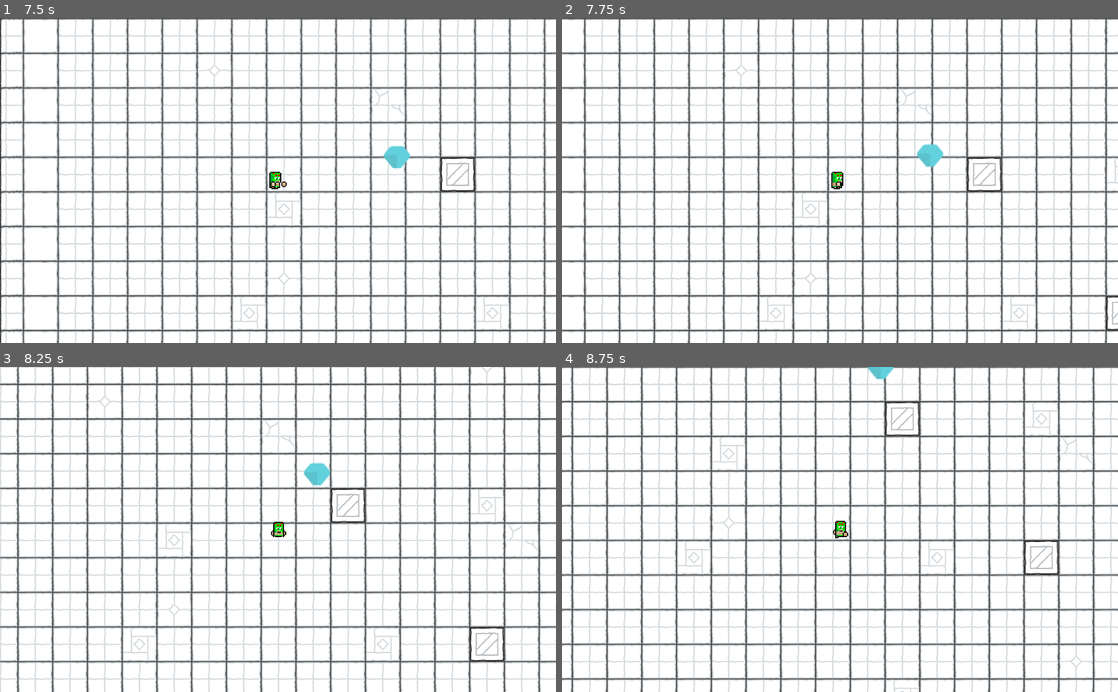
Above: before the commit, frames 1-4 (two rows, left to right).
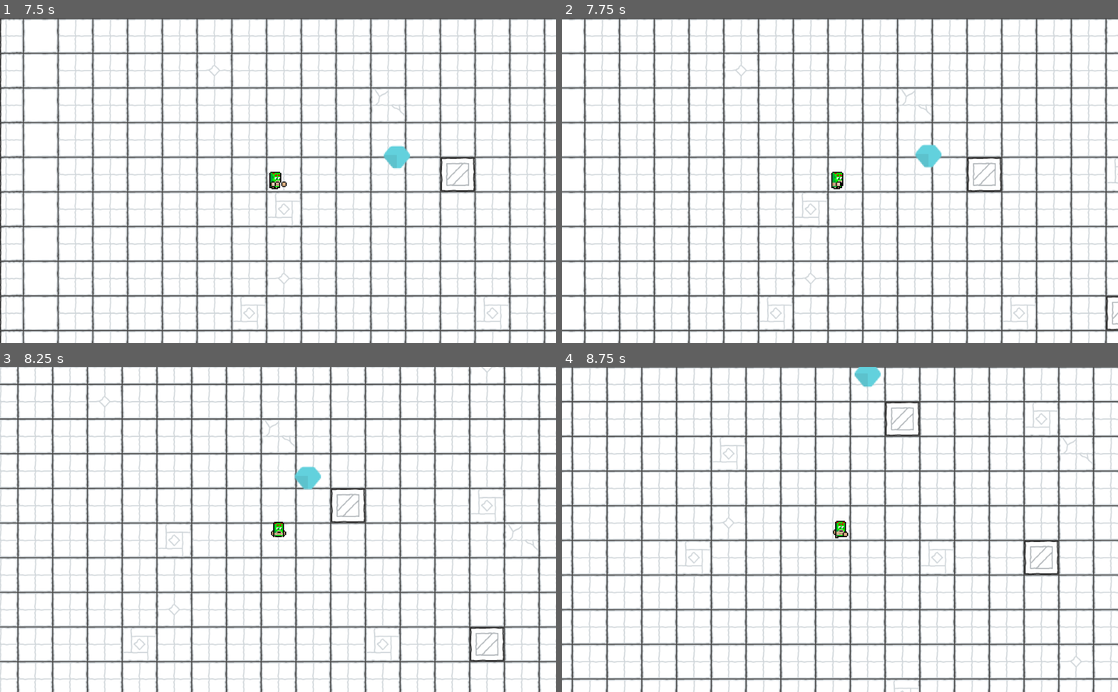
Above: after the commit, the same moments.

Repository: eduard-sukharev/UntitledGoshaGame
Game: Godot game, scene res://Scenes/Map1.tscn
The game is run twice, just before and just after one commit, with the same random seed, the same clock (stepped at 60 frames per second) and the same inputs.
Inputs:
- Up to frame 1 (7.5 s): tap Enter (ui_accept) at 0.5, 0.77, 0.8, 1.07, 1.25, 1.35, 1.52, 1.82, 2.3, 2.75, 3.02, 3.32, 4.52, 4.82, 5.3, 5.75, 5.85, 6.02, 6.32, 6.77, 6.8, 7.07, 7.25 s; hold Space (ui_select) 0.53-1.28 s; hold Up (ui_up) 0.53-2.03 s; tap Space (ui_select) at 1.55, 2.85, 4.35, 6.05, 7.35 s; hold Space (ui_select) 2.03-2.78 s; hold Left (ui_left) 2.03-3.53 s; hold Down (ui_down) 3.53-4.28 s; hold Enter (ui_accept) 3.53-4.28 s; hold Right (ui_right) 4.28-5.03 s; hold Up (ui_up) 5.03-5.78 s; hold Space (ui_select) 5.03-5.78 s; hold Right (ui_right) from 5.78 s (still down); hold Space (ui_select) 6.53-7.28 s
- Up to frame 2 (7.75 s): keep holding Right (ui_right); tap Enter (ui_accept) at 7.52 s
- Up to frame 3 (8.25 s): tap Enter (ui_accept) at 7.82 s; release Right (ui_right) at 8.03 s; hold Down (ui_down) from 8.03 s (still down); hold Enter (ui_accept) from 8.03 s (still down)
- Up to frame 4 (8.75 s): keep holding Down (ui_down); keep holding Enter (ui_accept)

Frame 1 is identical in both runs. In frame 2, less than 0.1% of the frame differs, in the area x 63-69%, y 38-47%; in frame 3, 0.3%, in the area x 53-60%, y 29-38%; in frame 4, 0.3%.

Commit message:
Discrete damage to tasks

Diff:
--- a/Scenes/Player.tscn
+++ b/Scenes/Player.tscn
@@ -1,8 +1,9 @@
-[gd_scene load_steps=7 format=2]
+[gd_scene load_steps=8 format=2]
 
 [ext_resource path="res://Scripts/Player.gd" type="Script" id=1]
 [ext_resource path="res://Assets/Player/Player.tres" type="SpriteFrames" id=2]
 [ext_resource path="res://Scripts/PlayerMovement.gd" type="Script" id=3]
+[ext_resource path="res://Scripts/Damage.gd" type="Script" id=4]
 [ext_resource path="res://Scripts/Grip.gd" type="Script" id=5]
 
 [sub_resource type="RectangleShape2D" id=1]
@@ -78,6 +79,9 @@
 [node name="Grip" type="Node" parent="Behaviors"]
 script = ExtResource( 5 )
 
+[node name="Damage" type="Node" parent="Behaviors"]
+script = ExtResource( 4 )
+
 [node name="CollisionShape2D" type="CollisionShape2D" parent="."]
 shape = SubResource( 2 )
 
--- a/Scenes/Task.tscn
+++ b/Scenes/Task.tscn
@@ -1,8 +1,9 @@
-[gd_scene load_steps=6 format=2]
+[gd_scene load_steps=7 format=2]
 
 [ext_resource path="res://Assets/Task/blueJewel.png" type="Texture" id=1]
 [ext_resource path="res://Scripts/Task.gd" type="Script" id=2]
 [ext_resource path="res://Scripts/TaskMovement.gd" type="Script" id=3]
+[ext_resource path="res://Scripts/Destructable.gd" type="Script" id=4]
 
 [sub_resource type="CircleShape2D" id=1]
 radius = 11.0114
@@ -26,6 +27,9 @@
 [node name="Movable" type="Node" parent="Behaviors"]
 script = ExtResource( 3 )
 
+[node name="Destructable" type="Node" parent="Behaviors"]
+script = ExtResource( 4 )
+
 [node name="LookoutRange" type="Area2D" parent="."]
 
 [node name="LookoutShape" type="CollisionShape2D" parent="LookoutRange"]
@@ -38,5 +42,6 @@
 scale = Vector2( 2, 2 )
 shape = SubResource( 1 )
 
+[connection signal="is_destroyed" from="Behaviors/Destructable" to="." method="_on_Destructable_is_destroyed"]
 [connection signal="body_entered" from="LookoutRange" to="." method="_on_LookoutRange_body_entered"]
 [connection signal="body_exited" from="LookoutRange" to="." method="_on_LookoutRange_body_exited"]
--- /dev/null
+++ b/Scripts/AbstractDestructable.gd
@@ -0,0 +1,8 @@
+extends Node
+
+class_name AbstractDestructable
+
+signal is_destroyed()
+
+func take_damage(damage):
+	pass
--- /dev/null
+++ b/Scripts/Damage.gd
@@ -0,0 +1,7 @@
+extends Node
+
+export var damage = 1
+
+func deal_damage(object):
+	if object is Task:
+		object.take_damage(damage)
--- /dev/null
+++ b/Scripts/Destructable.gd
@@ -0,0 +1,12 @@
+extends AbstractDestructable
+
+class_name Destructable
+
+export var hp = 1
+
+func take_damage(damage):
+	print('Crack!')
+	hp -= damage
+
+	if hp <= 0:
+		emit_signal("is_destroyed")
--- a/Scripts/Grip.gd
+++ b/Scripts/Grip.gd
@@ -1,9 +1,13 @@
 extends Node
+
+var gripped = {}
 
 func grip(subject, object):
 	if object is Task:
 		object.grip(subject)
+		gripped[object.get_name()] = object
 
 func release(subject, object):
 	if object is Task:
 		object.release(subject)
+		gripped.erase(object.get_name())
--- a/Scripts/Player.gd
+++ b/Scripts/Player.gd
@@ -36,6 +36,10 @@
 		for shape in $GrabArea.get_children():
 			shape.disabled = true
 
+	if Input.is_action_pressed("ui_accept"):
+		for grip_key in $Behaviors/Grip.gripped:
+			$Behaviors/Damage.deal_damage($Behaviors/Grip.gripped[grip_key])
+
 
 func _on_GrabArea_body_entered(body):
 	$Behaviors/Grip.grip(self, body)
--- a/Scripts/Task.gd
+++ b/Scripts/Task.gd
@@ -24,3 +24,10 @@
 
 func release(body: Node2D):
 	grippers.erase(body.get_name())
+
+func take_damage(damage):
+	$Behaviors/Destructable.take_damage(damage)
+
+func _on_Destructable_is_destroyed():
+	grippers.clear()
+	queue_free()
--- a/Scripts/TaskMovement.gd
+++ b/Scripts/TaskMovement.gd
@@ -3,7 +3,7 @@
 class_name TaskMovement
 
 export var velocity = Vector2.ZERO
-export var speed = 100
+export var speed = 70
 export var friction = 0.1
 export var acceleration = 0.3
 
--- a/project.godot
+++ b/project.godot
@@ -10,9 +10,19 @@
 
 _global_script_classes=[ {
 "base": "Node",
+"class": "AbstractDestructable",
+"language": "GDScript",
+"path": "res://Scripts/AbstractDestructable.gd"
+}, {
+"base": "Node",
 "class": "AbstractMovement",
 "language": "GDScript",
 "path": "res://Scripts/AbstractMovement.gd"
+}, {
+"base": "AbstractDestructable",
+"class": "Destructable",
+"language": "GDScript",
+"path": "res://Scripts/Destructable.gd"
 }, {
 "base": "KinematicBody2D",
 "class": "Player",
@@ -40,7 +50,9 @@
 "path": "res://Scripts/TaskMovement.gd"
 } ]
 _global_script_class_icons={
+"AbstractDestructable": "",
 "AbstractMovement": "",
+"Destructable": "",
 "Player": "",
 "PlayerMovement": "",
 "Steering": "",
@@ -62,6 +74,19 @@
 
 [input]
 
+ui_accept={
+"deadzone": 0.5,
+"events": [ Object(InputEventKey,"resource_local_to_scene":false,"resource_name":"","device":0,"alt":false,"shift":false,"control":false,"meta":false,"command":false,"pressed":false,"scancode":16777221,"physical_scancode":0,"unicode":0,"echo":false,"script":null)
+, Object(InputEventKey,"resource_local_to_scene":false,"resource_name":"","device":0,"alt":false,"shift":false,"control":false,"meta":false,"command":false,"pressed":false,"scancode":16777222,"physical_scancode":0,"unicode":0,"echo":false,"script":null)
+, Object(InputEventJoypadButton,"resource_local_to_scene":false,"resource_name":"","device":0,"button_index":0,"pressure":0.0,"pressed":false,"script":null)
+ ]
+}
+ui_select={
+"deadzone": 0.5,
+"events": [ Object(InputEventKey,"resource_local_to_scene":false,"resource_name":"","device":0,"alt":false,"shift":false,"control":false,"meta":false,"command":false,"pressed":false,"scancode":32,"physical_scancode":0,"unicode":0,"echo":false,"script":null)
+, Object(InputEventJoypadButton,"resource_local_to_scene":false,"resource_name":"","device":0,"button_index":3,"pressure":0.0,"pressed":false,"script":null)
+ ]
+}
 ui_left={
 "deadzone": 0.5,
 "events": [ Object(InputEventKey,"resource_local_to_scene":false,"resource_name":"","device":0,"alt":false,"shift":false,"control":false,"meta":false,"command":false,"pressed":false,"scancode":16777231,"physical_scancode":0,"unicode":0,"echo":false,"script":null)
